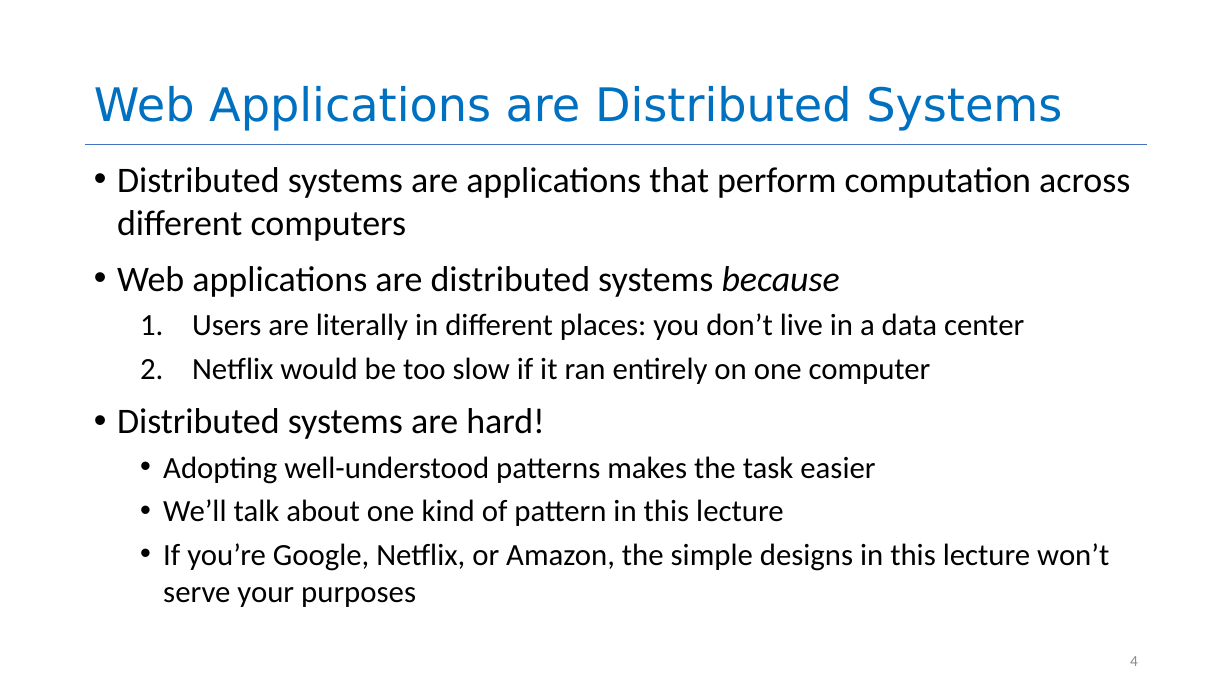
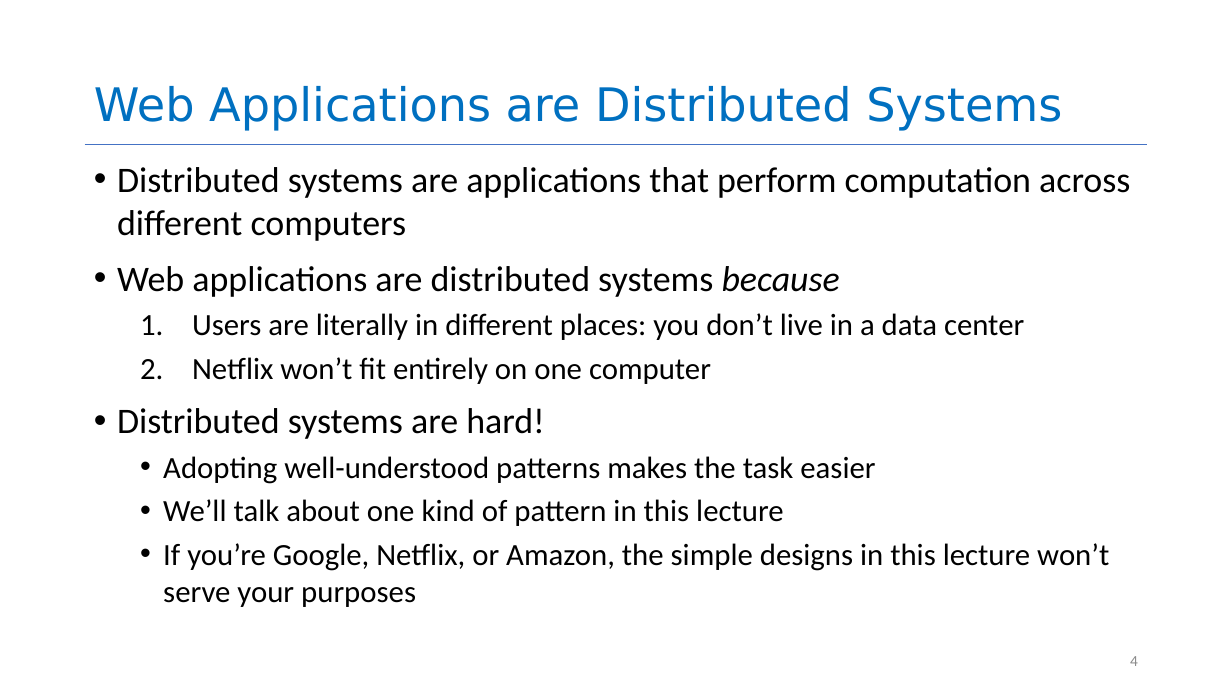
Before and after one commit to neu-se/CS4530-Spring-2026, a slide deck: slide 4 of Slides/Module 04 Web Applications.pptx. Drawn at 1232x693 pixels with LibreOffice and Linux fonts; fonts in the diff are those of the drawing. Boxes give left, top, right and bottom in pixels: in the first picture for what was removed or moved away, otherwise in the second. Text is boxed around its words. In the diff, an @@ line names an element or a change of style, - is before the commit and + after.

```diff
--- a/Slides/Module 04 Web Applications.pptx
+++ b/Slides/Module 04 Web Applications.pptx
@@ text at [192,357,711,384]: text changed @@
-  2. Netflix would be too slow if it ran entirely on one computer
+  2. Netflix won’t fit entirely on one computer
```
Also in this commit, not shown: 6 other slides changed, 1 other file.
